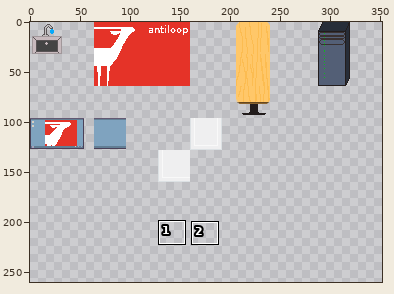
Sprite sheet, stored at Antiloop_Workadventure.png. The picture above shows the old version from afar; the outline marks the close-up.
Close-up. As it was:
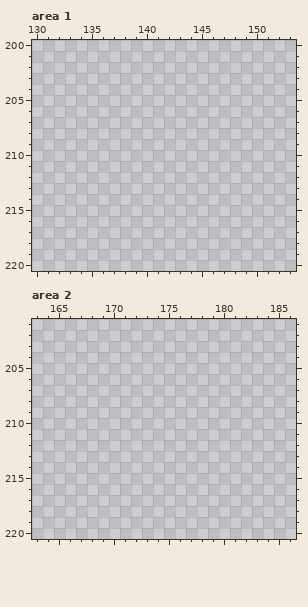
The file is 352x352 pixels. Pixels under 10% opacity are left out. Colours within 5 levels of each other are drawn and written as one. Shown: area 1: x 130..153, y 200..220; area 2: x 163..186, y 201..220. The wide view leaves out empty margins. The commit also changed other parts of the picture, which this record leaves out.
Palette (. is transparent): 
The result:
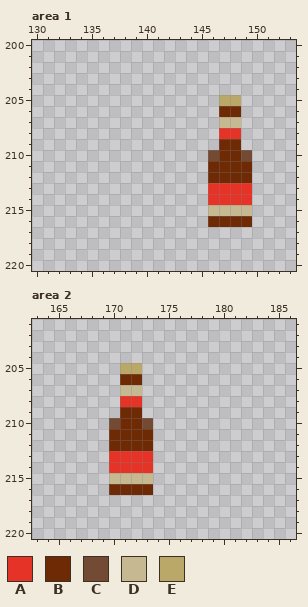
Colours new in this view: A #e53328  B #6e2a05  C #734a34  D #c6b891  E #baa868
What changed:
Area 1:
The author put colour A in row 208 at x 147 to 148; in rows 213 to 214 at x 146 to 149.
The author put colour B in row 206 at x 147 to 148; in rows 209 to 210 at x 147 to 148; in rows 211 to 212 at x 146 to 149; in row 216 at x 146 to 149.
The author put colour C in row 210 at x 146 and 149.
The author put colour D in row 207 at x 147 to 148; in row 215 at x 146 to 149.
The author put colour E in row 205 at x 147 to 148.
Area 2:
The author put colour A in row 208 at x 171 to 172; in rows 213 to 214 at x 170 to 173.
The author put colour B in row 206 at x 171 to 172; in rows 209 to 210 at x 171 to 172; in rows 211 to 212 at x 170 to 173; in row 216 at x 170 to 173.
The author put colour C in row 210 at x 170 and 173.
The author put colour D in row 207 at x 171 to 172; in row 215 at x 170 to 173.
The author put colour E in row 205 at x 171 to 172.
Boxes around the changes in both close-ups, in picture pixels (x1, y1, x2, y2):
added: (208, 95, 252, 227)
added: (109, 363, 153, 495)
